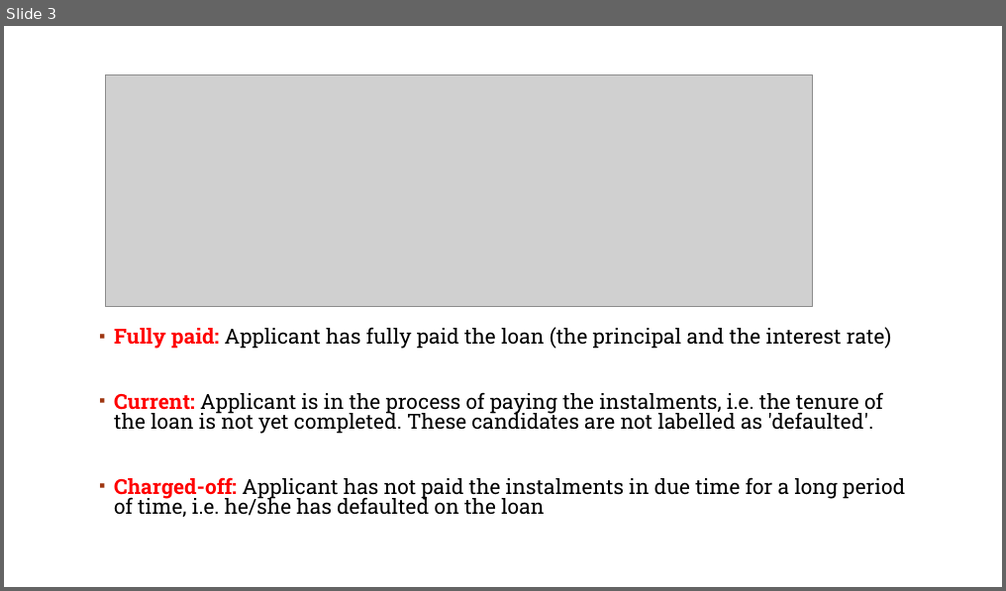
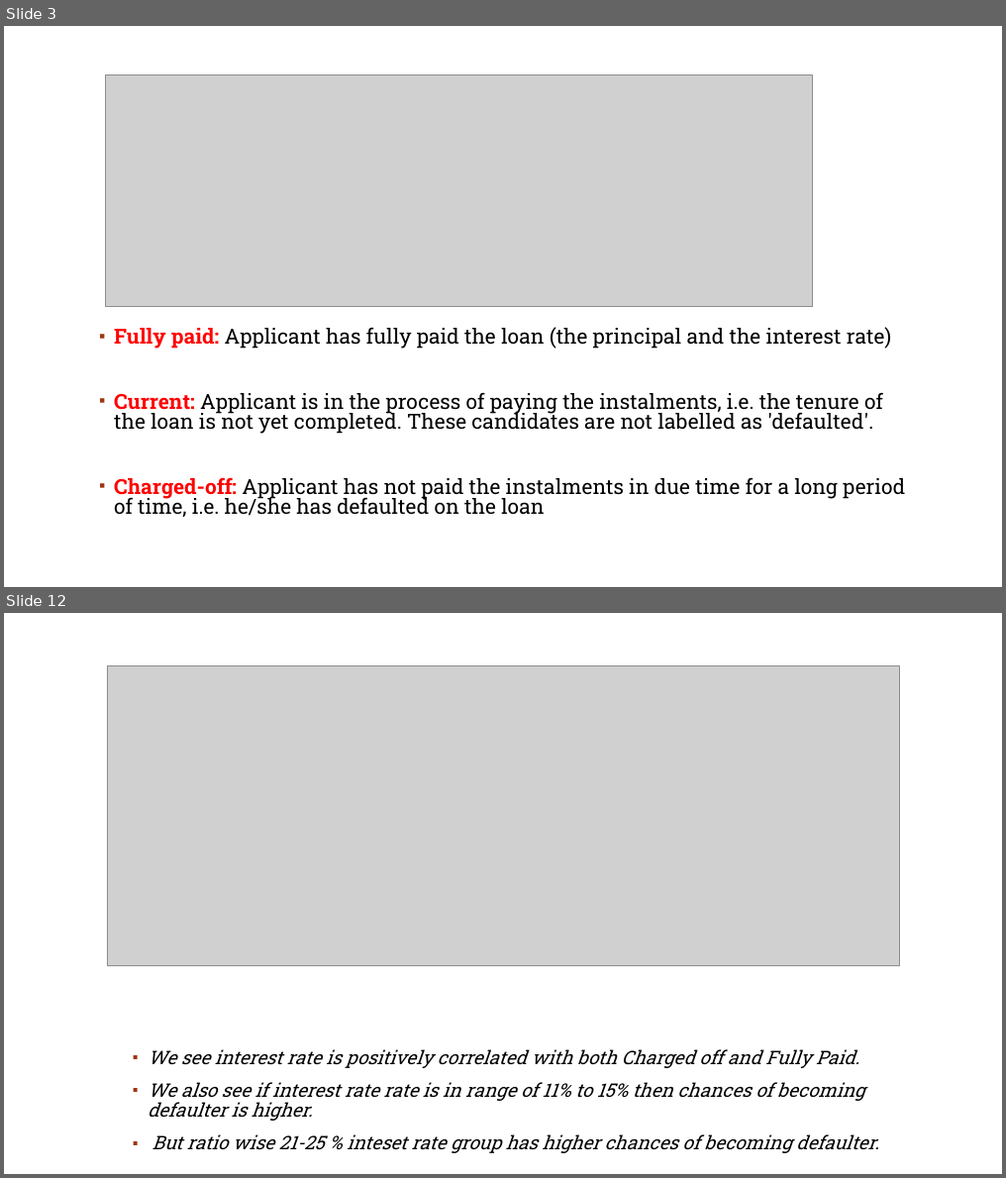
Before and after one commit to rahul2july/lendingclubcasestudy, a slide deck: lendingclubcasestudy.pptx. Shown one above the other, each under a label of ours: slide 3 before the commit, slides 3 and 12 after it; the slides between them are not shown. The pictures are 1006x591 and 1006x1178 pixels, drawn with LibreOffice and Linux fonts; fonts in the diff are those of the drawing; grey boxes stand for pictures; background and template pictures are left out. Boxes give left, top, right and bottom in pixels: in the first picture for what was removed or moved away, otherwise in the second. Text is boxed around its words. In the diff, an @@ line names an element or a change of style, - is before the commit and + after.

```diff
--- a/lendingclubcasestudy.pptx
+++ b/lendingclubcasestudy.pptx
@@ slide 12 added at [4,613,1002,1174], background #FFFFFF; not listed: 1 template element that a slide beside it also shows @@
@@ picture added at [107,665,899,966] @@
@@ text added at [148,1050,878,1154], 18 pt, text #000000, italic @@
+▪ We see interest rate is positively correlated with both Charged off and Fully Paid.
+▪ We also see if interest rate rate is in range of 11% to 15% then chances of becoming defaulter is higher.
+▪ But ratio wise 21-25 % inteset rate group has higher chances of becoming defaulter.
```
Also in this commit, not shown: 3 slides changed, 2 other slides added, 1 slide removed.
